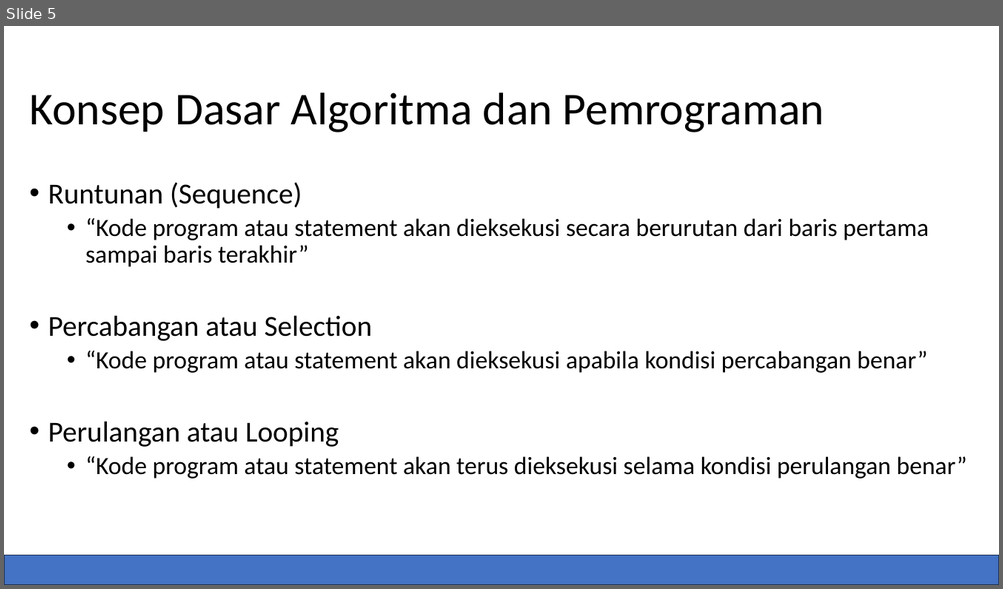
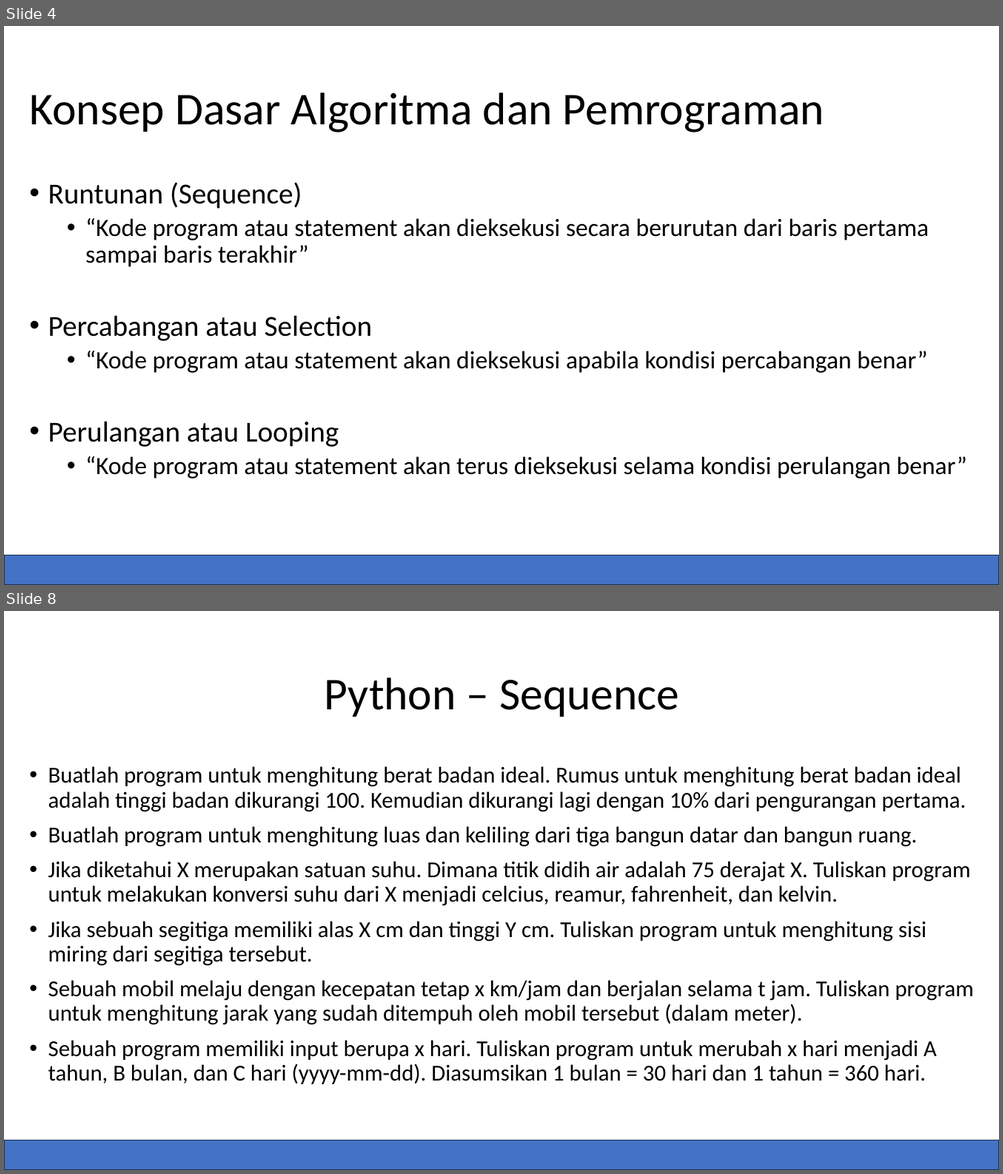
Before and after one commit to kusin/bahan-ajar-ML, a slide deck: dokumentasi ppt/Pertemuan 1 – Pengantar Bahasa Python.pptx. Shown one above the other, each under a label of ours: slide 5 before the commit, slides 4 and 8 after it; the slides between them are not shown. The pictures are 1003x589 and 1003x1174 pixels, drawn with LibreOffice and Linux fonts; fonts in the diff are those of the drawing. Boxes give left, top, right and bottom in pixels: in the first picture for what was removed or moved away, otherwise in the second. Text is boxed around its words. In the diff, an @@ line names an element or a change of style, - is before the commit and + after.

```diff
--- a/dokumentasi ppt/Pertemuan 1 – Pengantar Bahasa Python.pptx
+++ b/dokumentasi ppt/Pertemuan 1 – Pengantar Bahasa Python.pptx
@@ slide 8 added at (4,611,999,1170), background #FFFFFF @@
@@ title added at (324,678,679,717), 44 pt, text #000000 @@
+Python – Sequence
@@ text added at (48,766,973,1085), 22 pt, text #000000 @@
+• Buatlah program untuk menghitung berat badan ideal. Rumus untuk menghitung berat badan ideal adalah tinggi badan dikurangi 100. Kemudian dikurangi lagi dengan 10% dari pengurangan pertama.
+• Buatlah program untuk menghitung luas dan keliling dari tiga bangun datar dan bangun ruang.
+• Jika diketahui X merupakan satuan suhu. Dimana titik didih air adalah 75 derajat X. Tuliskan program untuk melakukan konversi suhu dari X menjadi celcius, reamur, fahrenheit, dan kelvin.
+• Jika sebuah segitiga memiliki alas X cm dan tinggi Y cm. Tuliskan program untuk menghitung sisi miring dari segitiga tersebut.
+• Sebuah mobil melaju dengan kecepatan tetap x km/jam dan berjalan selama t jam. Tuliskan program untuk menghitung jarak yang sudah ditempuh oleh mobil tersebut (dalam meter).
+• Sebuah program memiliki input berupa x hari. Tuliskan program untuk merubah x hari menjadi A tahun, B bulan, dan C hari (yyyy-mm-dd). Diasumsikan 1 bulan = 30 hari dan 1 tahun = 360 hari.
@@ rectangle added at (4,1141,999,1170), fill #4472C4, outline #1E3256 1 pt @@
@@ what was slide 5 is now slide 4 @@
```
Also in this commit, not shown: 7 slides changed, 6 other slides added, 2 slides removed, 10 other files.
